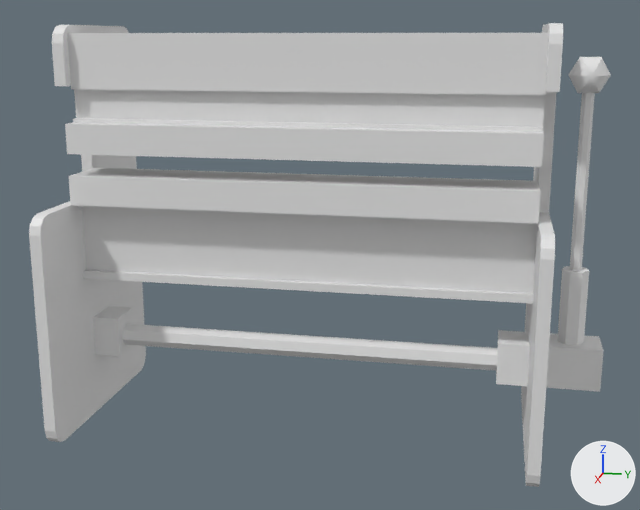
An edit to the Blender file assets/faltbank/faltbank.blend, drawn before and after from the same camera.
Rendered twice from a 50 mm lens placed at (7.39, 1.61, 2.4), pointed at (0.06, 0.15, 0.57). Every picture has the same lights, and +X, +Y and +Z are marked at lower right.

In view in the first picture: 'Cube', 'Cube.001', 'Cylinder', 'Sphere', 'links', 'mitte_oben', 'mitte_unten.001', 'mitte_unten.002', 'pressplatte', 'pressplatte.001', 'rechts', 'stange'.
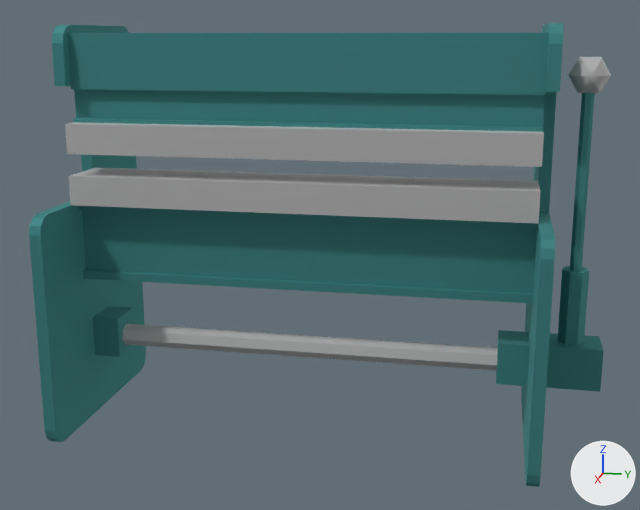
Commit message: faltbank basic materials applied

Location of each change, (x1, y1, x2, y2) in pixels of the pictures (640 x 510 px):
'mitte_unten.002', recoloured (white to cyan)
    both: (79, 206, 538, 303)
'mitte_oben', recoloured (white to cyan)
    both: (67, 33, 549, 91)
'pressplatte', recoloured
    both: (69, 168, 541, 224)
'mitte_unten.001', recoloured (white to cyan)
    both: (71, 86, 546, 132)
'links', recoloured (white to cyan)
    both: (29, 25, 146, 442)
'pressplatte.001', recoloured
    both: (65, 122, 544, 167)
'Cylinder', recoloured
    both: (122, 324, 498, 371)
'rechts', recoloured (white to cyan)
    both: (521, 23, 563, 487)
'Cube', recoloured (white to cyan)
    both: (496, 330, 604, 392)
'stange', recoloured (white to cyan)
    both: (557, 93, 595, 345)
'Cube.001', recoloured (white to cyan)
    both: (93, 306, 134, 357)
'Sphere', recoloured
    both: (568, 57, 611, 93)

The change, as a diff of the scene's bpy script:
```diff
--- a/assets/faltbank/faltbank.blend.py
+++ b/assets/faltbank/faltbank.blend.py
@@ mat_faltbank_metall @@
+mat_faltbank_metall = principled_material('faltbank_metall')
+mat_faltbank_metall.base_color = (0.8, 0.8, 0.8)  # white #e7e7e7
+mat_faltbank_metall.metallic = 1.0
+mat_faltbank_metall.roughness = 0.8
@@ mat_material_001 @@
+mat_material_001 = principled_material('Material.001')
+mat_material_001.base_color = (0.1, 0.4, 0.4)  # cyan #59aaaa
+mat_material_001.metallic = 1.0
+mat_material_001.roughness = 0.8
@@ me_cube_001 @@
 me_cube_001.from_pydata(...)  # 54 vertices, 37 faces; spans x -1.0..1.0, y -1.0..1.0, z -1.0..2.5
+me_cube_001.materials.append(mat_material_001)  # cyan #59aaaa
@@ me_cube_002 @@
 me_cube_002.from_pydata(...)  # 54 vertices, 37 faces; spans x -1.0..1.0, y -1.0..1.0, z -1.0..2.5
+me_cube_002.materials.append(mat_material_001)  # cyan #59aaaa
@@ me_cube_003 @@
 me_cube_003.from_pydata(...)  # 8 vertices, 6 faces; spans x -0.82..-0.08, y -1.95..1.95, z -1.0..0.44
+me_cube_003.materials.append(mat_material_001)  # cyan #59aaaa
@@ me_cylinder @@
 me_cylinder.from_pydata(...)  # 14 vertices, 9 faces; spans x -0.1..0.1, y -0.09..0.1, z -1.93..1.93
+me_cylinder.materials.append(mat_faltbank_metall)  # white #e7e7e7
@@ me_cube_005 @@
 me_cube_005.from_pydata(...)  # 8 vertices, 6 faces; spans x -1.0..1.0, y -4.5..14.8, z -1.0..1.0
+me_cube_005.materials.append(mat_material_001)  # cyan #59aaaa
@@ me_cube_006 @@
 me_cube_006.from_pydata(...)  # 8 vertices, 6 faces; spans x -1.0..1.0, y -4.51..1.0, z -1.0..1.0
+me_cube_006.materials.append(mat_material_001)  # cyan #59aaaa
@@ me_cylinder_001 @@
 me_cylinder_001.from_pydata(...)  # 49 vertices, 44 faces; spans x -0.21..0.23, y -0.18..0.25, z 0.0..3.87
+me_cylinder_001.materials.append(mat_material_001)  # cyan #59aaaa
@@ me_cube @@
 me_cube.from_pydata(...)  # 8 vertices, 6 faces; spans x -1.0..1.0, y -1.95..1.95, z 1.09..1.34
+me_cube.materials.append(mat_faltbank_metall)  # white #e7e7e7
@@ me_cube_007 @@
 me_cube_007.from_pydata(...)  # 8 vertices, 6 faces; spans x -1.0..1.0, y -1.95..1.95, z 1.09..1.34
+me_cube_007.materials.append(mat_faltbank_metall)  # white #e7e7e7
@@ me_cube_008 @@
 me_cube_008.from_pydata(...)  # 24 vertices, 18 faces; spans x -0.82..-0.08, y -1.95..1.95, z -2.06..0.44
+me_cube_008.materials.append(mat_material_001)  # cyan #59aaaa
@@ me_cube_009 @@
 me_cube_009.from_pydata(...)  # 24 vertices, 18 faces; spans x -0.82..-0.08, y -1.95..1.95, z -2.06..0.44
+me_cube_009.materials.append(mat_material_001)  # cyan #59aaaa
@@ me_sphere @@
 me_sphere.from_pydata(...)  # 92 vertices, 96 faces; spans x -15.87..-14.14, y -1.03..0.97, z -1.08..0.92
+me_sphere.materials.append(mat_faltbank_metall)  # white #e7e7e7
```
